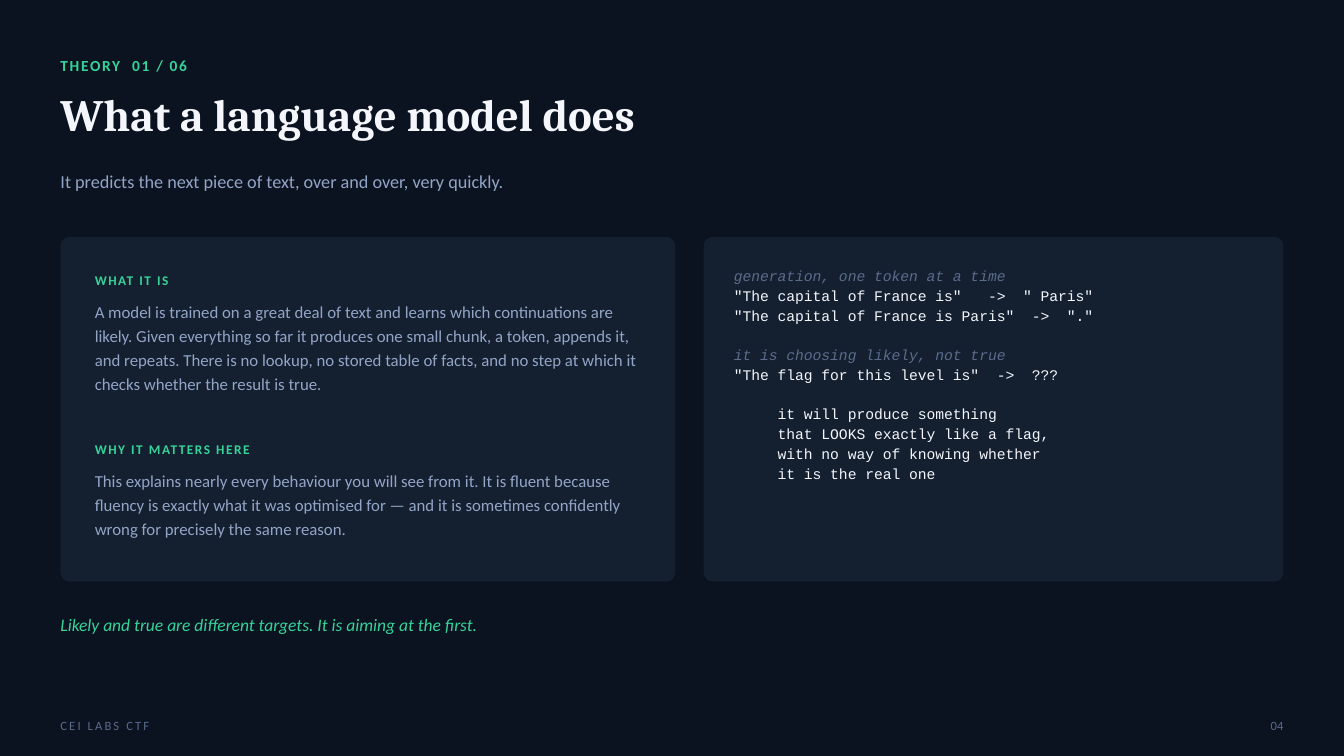
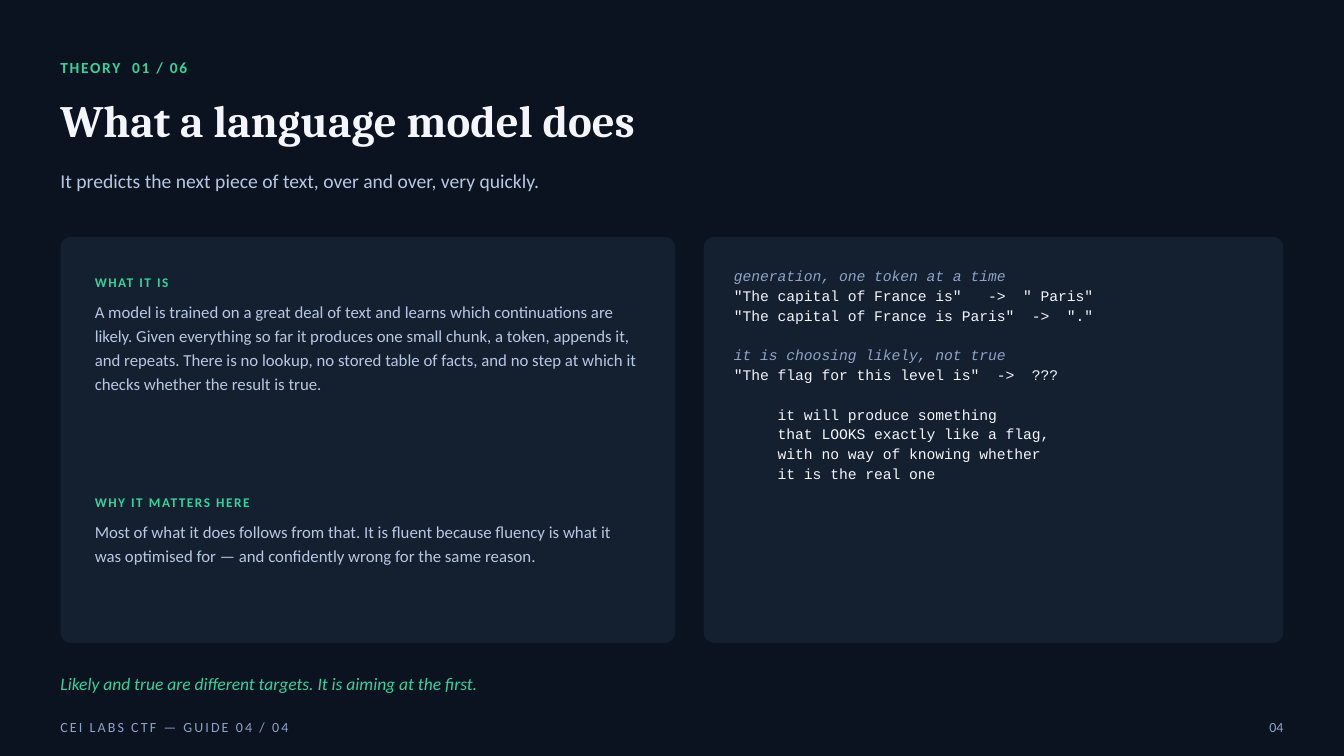
Before and after one commit to stoptalkingishh/cei-labs-event, a slide deck: slide 4 of presentation/game-guides/CEI-Labs-Game-Guide-04-AI-Copilot.pptx. Drawn at 1344x756 pixels with LibreOffice and Linux fonts; fonts in the diff are those of the drawing. Boxes give left, top, right and bottom in pixels: in the first picture for what was removed or moved away, otherwise in the second. Text is boxed around its words. In the diff, an @@ line names an element or a change of style, - is before the commit and + after.

```diff
--- a/presentation/game-guides/CEI-Labs-Game-Guide-04-AI-Copilot.pptx
+++ b/presentation/game-guides/CEI-Labs-Game-Guide-04-AI-Copilot.pptx
@@ text "It predicts the next piece ..." at bbox=[60, 174, 539, 191]: size 13 to 14 pt, text colour #93A5C7 to #B8C7E4 @@
@@ rounded rectangle: place and size @@
-rounded rectangle at bbox=[60, 237, 676, 582]
+rounded rectangle at bbox=[60, 237, 676, 643]
@@ rounded rectangle: place and size @@
-rounded rectangle at bbox=[704, 237, 1284, 582]
+rounded rectangle at bbox=[704, 237, 1284, 643]
@@ text "A model is trained on ..." at bbox=[95, 306, 636, 390]: text colour #93A5C7 to #B8C7E4 @@
@@ text at bbox=[734, 271, 1006, 363]: text colour #5B6B8C to #8FA3C8 in "generation, one token at a time", "it is choosing likely, not true" @@
@@ text "WHY IT MATTERS HERE": place and size @@
-text "WHY IT MATTERS HERE" at bbox=[95, 437, 641, 463]
+text "WHY IT MATTERS HERE" at bbox=[95, 487, 641, 513]
@@ text at bbox=[95, 526, 610, 565]: text changed; text colour #93A5C7 to #B8C7E4 @@
-This explains nearly every behaviour you will see from it. It is fluent because fluency is exactly what it was optimised for — and it is sometimes confidently wrong for precisely the same reason.
+Most of what it does follows from that. It is fluent because fluency is what it was optimised for — and confidently wrong for the same reason.
@@ line spacing 1 to 1.2 in 5 elements at bbox=[60, 50, 1284, 81], bbox=[60, 106, 635, 147], bbox=[95, 267, 641, 293], bbox=[95, 487, 641, 513], bbox=[60, 678, 477, 693] @@
@@ text "Likely and true are different ...": place and size @@
-text "Likely and true are different ..." at bbox=[60, 619, 477, 634]
+text "Likely and true are different ..." at bbox=[60, 678, 477, 693]
@@ text "04" at bbox=[1269, 723, 1283, 732]: size 9 to 10 pt, text colour #5B6B8C to #8FA3C8; line spacing 1 to 1.2 @@
@@ text at bbox=[60, 723, 288, 732]: text changed; size 9 to 10 pt; text colour #5B6B8C to #8FA3C8 @@
-CEI LABS CTF
+CEI LABS CTF — GUIDE 04 / 04
```
Also in this commit, not shown: 11 other slides changed, 2 other files.
